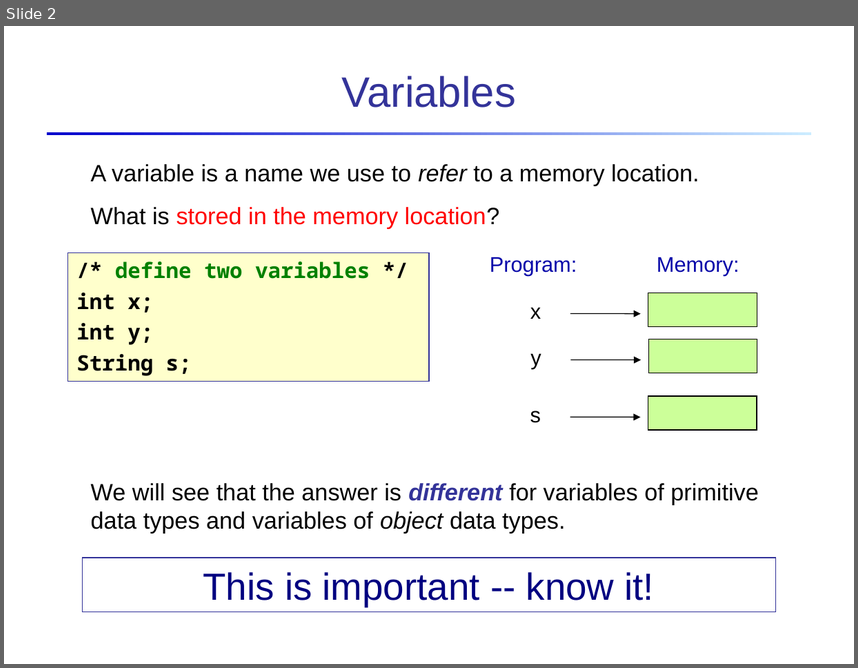
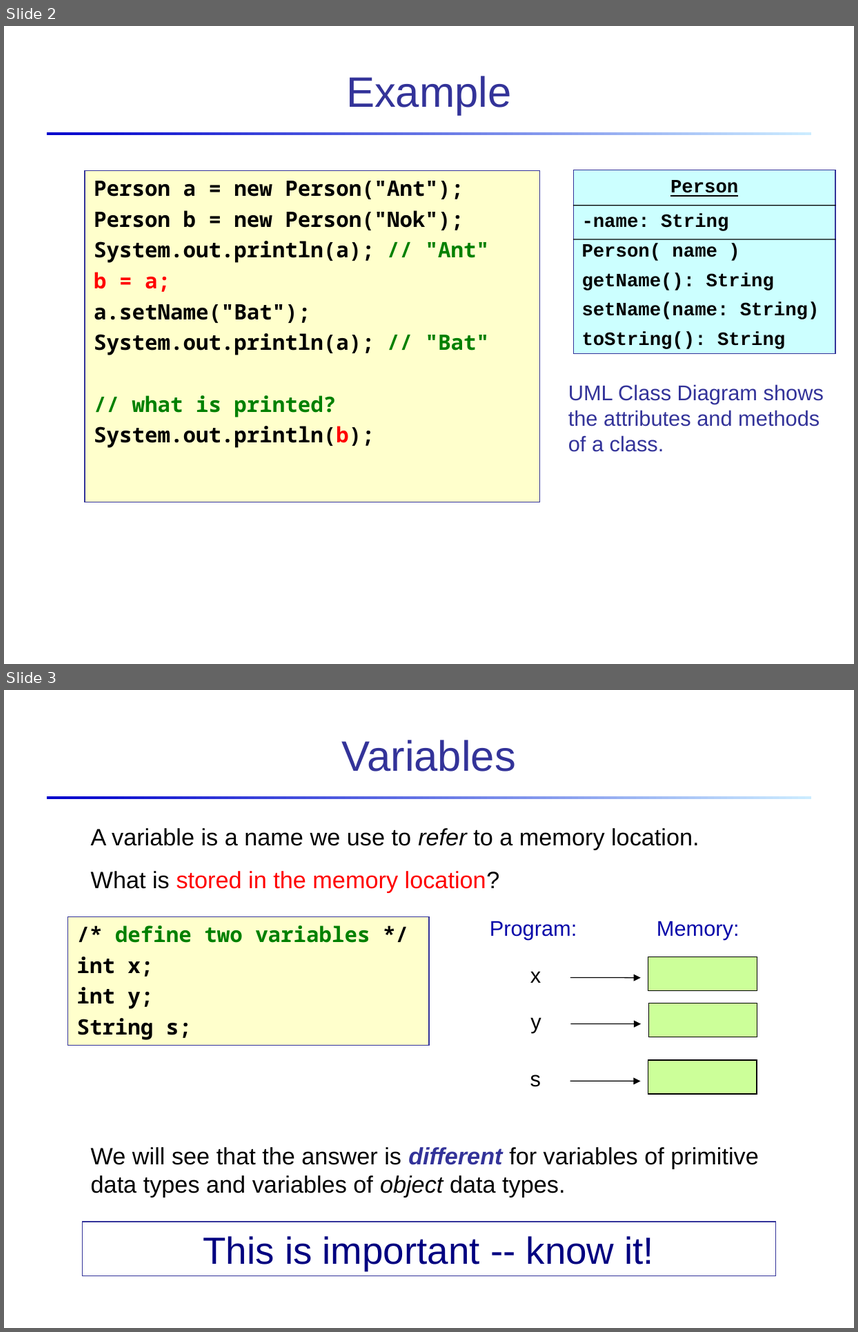
Before and after one commit to skeoop/skeoop.github.io, a slide deck: week1/4-Object-References.ppt. Shown one above the other, each under a label of ours: slide 2 before the commit, slides 2 and 3 after it. The pictures are 858x668 and 858x1332 pixels, drawn with LibreOffice and Linux fonts; fonts in the diff are those of the drawing. Boxes give left, top, right and bottom in pixels: in the first picture for what was removed or moved away, otherwise in the second. Text is boxed around its words. In the diff, an @@ line names an element or a change of style, - is before the commit and + after.

```diff
--- a/week1/4-Object-References.ppt
+++ b/week1/4-Object-References.ppt
@@ slide 2 added at bbox=[4, 26, 854, 664], background #FFFFFF; not listed: 1 template element that a slide beside it also shows @@
@@ title added at bbox=[346, 76, 512, 115], 36 pt, text #333399 @@
+Example
@@ rectangle added at bbox=[85, 170, 539, 502], fill #FFFFCC, outline #333399 0.74 pt, 18 pt, text #000000, bold @@
+Person a = new Person("Ant");
+Person b = new Person("Nok");
+System.out.println(a); // "Ant"
+b = a;
+a.setName("Bat");
+System.out.println(a); // "Bat"
+// what is printed?
+System.out.println(b);
@@ rectangle added at bbox=[573, 170, 835, 353], fill #CCFFFF, outline #333399 0.74 pt, 16 pt, text #000000, bold @@
+Person
+-name: String
+Person( name )
+getName(): String
+setName(name: String)
+toString(): String
@@ line added from (573, 205) to (835, 205), #000000 0.74 pt @@
@@ line added from (573, 239) to (835, 239), #000000 0.74 pt @@
@@ text added at bbox=[568, 384, 824, 452], 18 pt, text #333399 @@
+UML Class Diagram shows the attributes and methods of a class.
@@ what was slide 2 is now slide 3 @@
```
Also in this commit, not shown: 1 slide changed, 1 slide removed, 12 other files.
